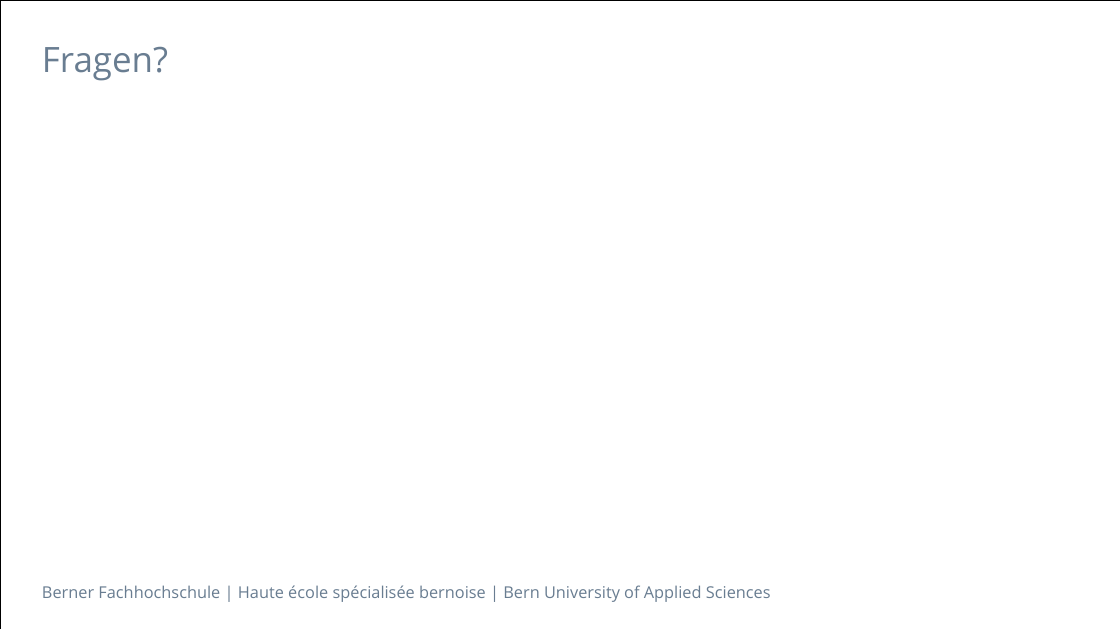
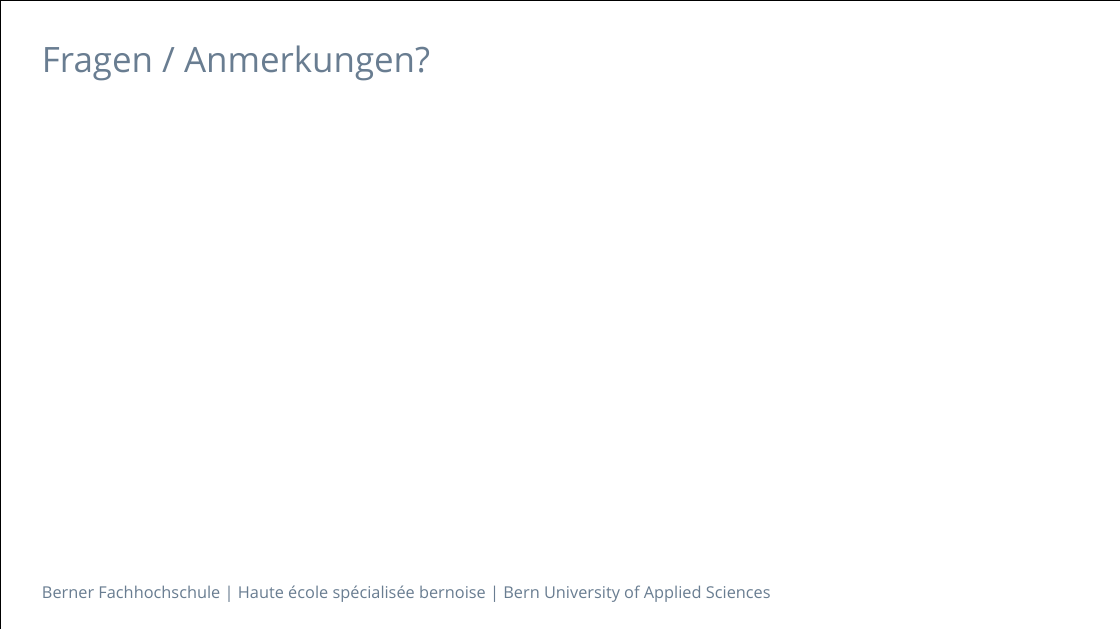
Before and after one commit to jntme/ch.bfh.btx8081.w2017.blue, a slide deck: slide 8 of CaseStudies/CaseStudy2/doc/02-DomainModelAndSequenceDiagram/Task_2_Presentation.pptx. Drawn at 1120x629 pixels with LibreOffice and Linux fonts; fonts in the diff are those of the drawing. Boxes give left, top, right and bottom in pixels: in the first picture for what was removed or moved away, otherwise in the second. Text is boxed around its words. In the diff, an @@ line names an element or a change of style, - is before the commit and + after.

```diff
--- a/CaseStudies/CaseStudy2/doc/02-DomainModelAndSequenceDiagram/Task_2_Presentation.pptx
+++ b/CaseStudies/CaseStudy2/doc/02-DomainModelAndSequenceDiagram/Task_2_Presentation.pptx
@@ title at [42, 45, 430, 81]: text changed @@
-Fragen?
+Fragen / Anmerkungen?
```
Also in this commit, not shown: 9 other files.
